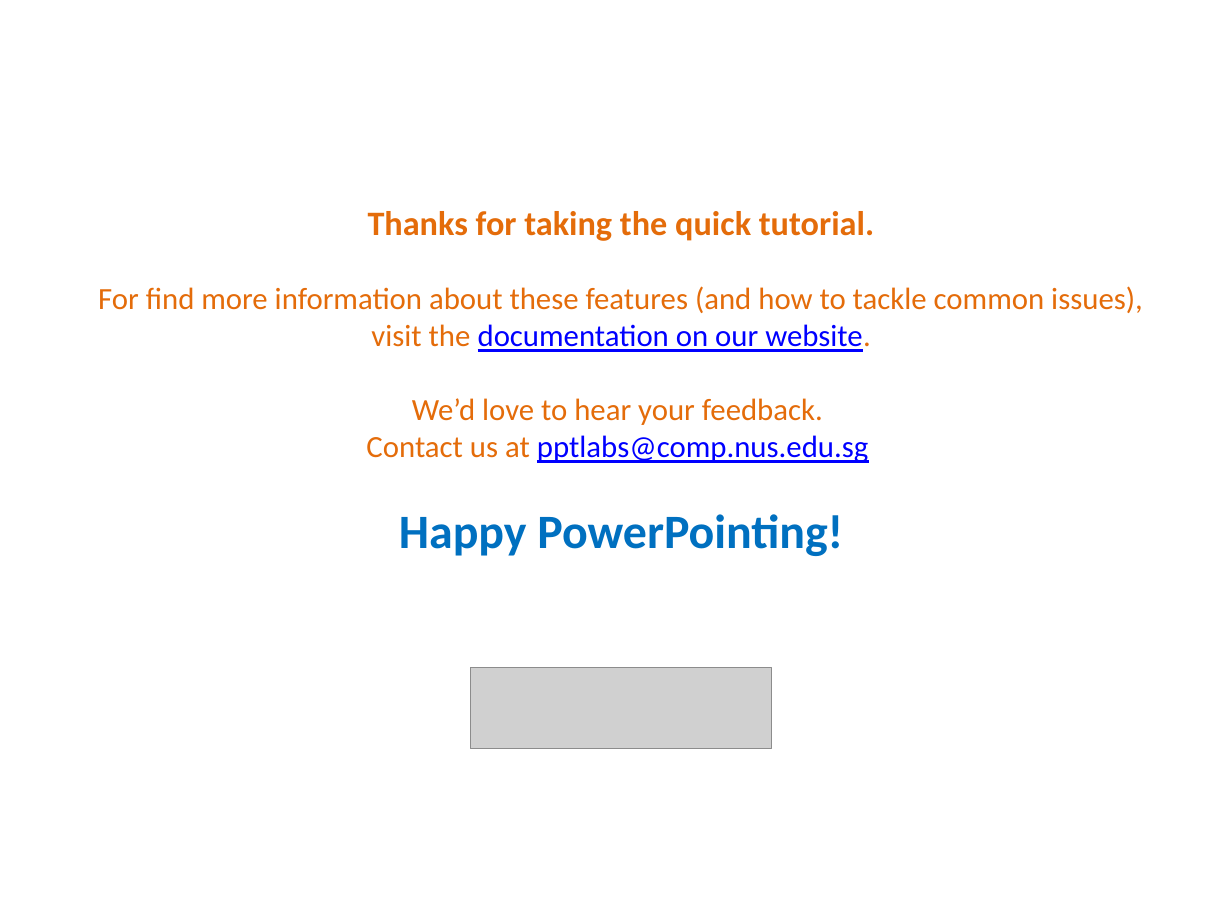
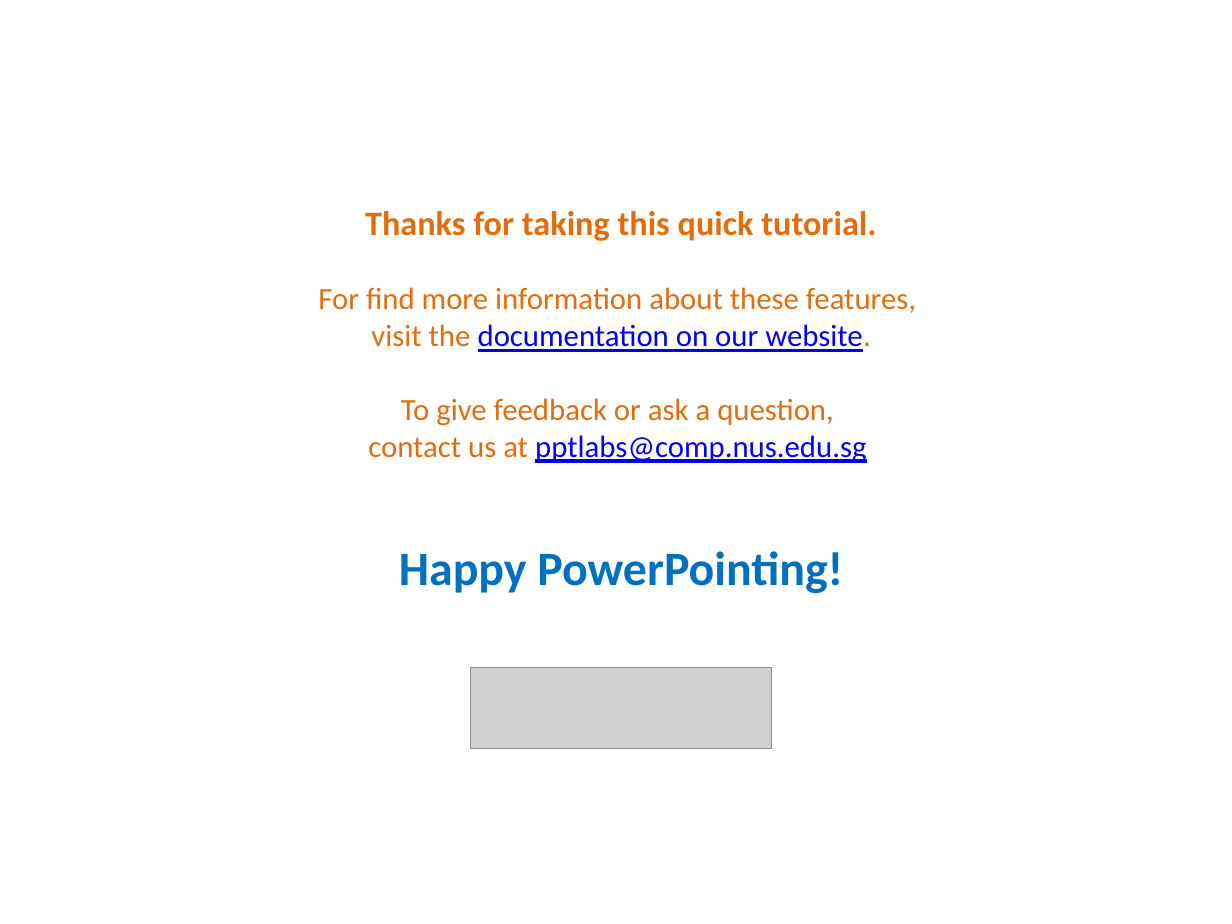
Before and after one commit to PowerPointLabs/PowerPointLabs-Website, a slide deck: slide 33 of samples/tutorial.pptx (slide 23 before the commit). Drawn at 1232x924 pixels with LibreOffice and Linux fonts; fonts in the diff are those of the drawing; grey boxes stand for pictures. Boxes give left, top, right and bottom in pixels: in the first picture for what was removed or moved away, otherwise in the second. Text is boxed around its words. In the diff, an @@ line names an element or a change of style, - is before the commit and + after.

Commit message:
Update tutorial file.

```diff
--- a/samples/tutorial.pptx
+++ b/samples/tutorial.pptx
@@ text at (318,211,916,463): text changed @@
-Thanks for taking the quick tutorial.
-For find more information about these features (and how to tackle common issues), visit the documentation on our website.
-We’d love to hear your feedback.
-Contact us at pptlabs@comp.nus.edu.sg
+Thanks for taking this quick tutorial.
+For find more information about these features,
+visit the documentation on our website.
+To give feedback or ask a question,
+contact us at pptlabs@comp.nus.edu.sg
```
Also in this commit, not shown: 16 other slides changed, 10 slides added.
